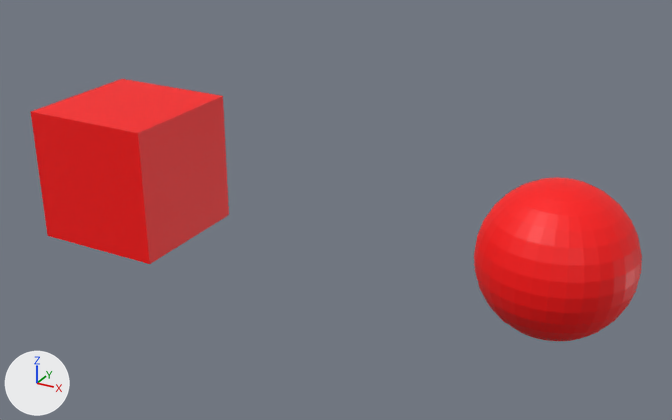
A saved change to the FBX model Engine/Asset/box.fbx.
Camera for both pictures: a camera (50 mm lens) standing at (2.57, -10.27, 5.14) and looking at (-3.13, 0.08, -0.03). Every picture has the same lights, and +X, +Y and +Z are marked at lower left.

The older version as bpy lines, for what is in view:
```python
me_cube_001 = bpy.data.meshes.new('Cube.001')
me_cube_001.from_pydata(...)  # a box spanning x -1.0..1.0, y -1.0..1.0, z -1.0..1.0
me_cube_001.materials.append(mat_m_red)  # red #ff0000
me_sphere_001 = bpy.data.meshes.new('Sphere.001')
me_sphere_001.from_pydata(...)  # a UV sphere (32 segments, 16 rings, poles along z) spanning x -1.0..1.0, y -1.0..1.0, z -1.0..1.0
me_sphere_001.materials.append(mat_m_red)  # red #ff0000
ob_cube = bpy.data.objects.new('Cube', me_cube_001)
ob_cube.location = (-6.61, 0.0, 0.0)
ob_sphere = bpy.data.objects.new('Sphere', me_sphere_001)
ob_sphere.location = (0.0, 0.0, 0.0)
```
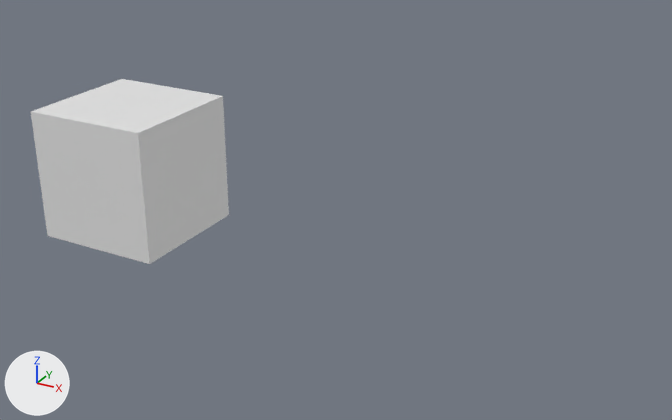
The newer file is also turned or shifted as a whole; pictures and numbers use the older file's frame.

Pixel boxes (x1, y1, x2, y2) of what changed, in the pictures (672 x 420 px):
'Cube', recoloured (red to grey): (31, 79, 229, 264) in both
'Sphere', deleted (red): before (474, 178, 642, 341)

The change in detail:
me_cube_001 has 8 vertices, 6 faces and spans x -1.0..1.0, y -1.0..1.0, z -1.0..1.0.
me_cube_001 no longer uses material mat_m_red (red #ff0000).
Object 'Sphere' (ob_sphere) is deleted.
